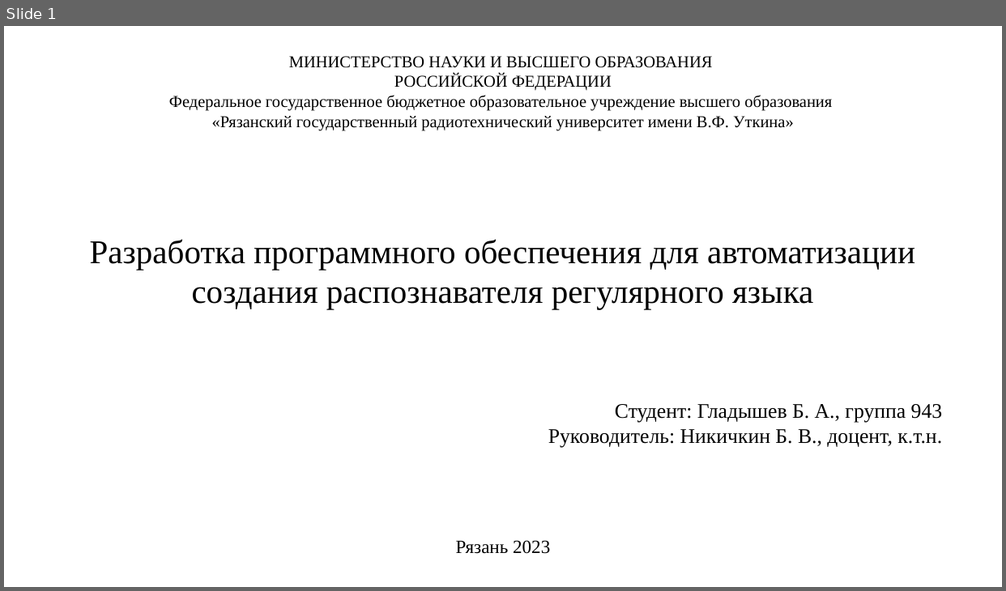
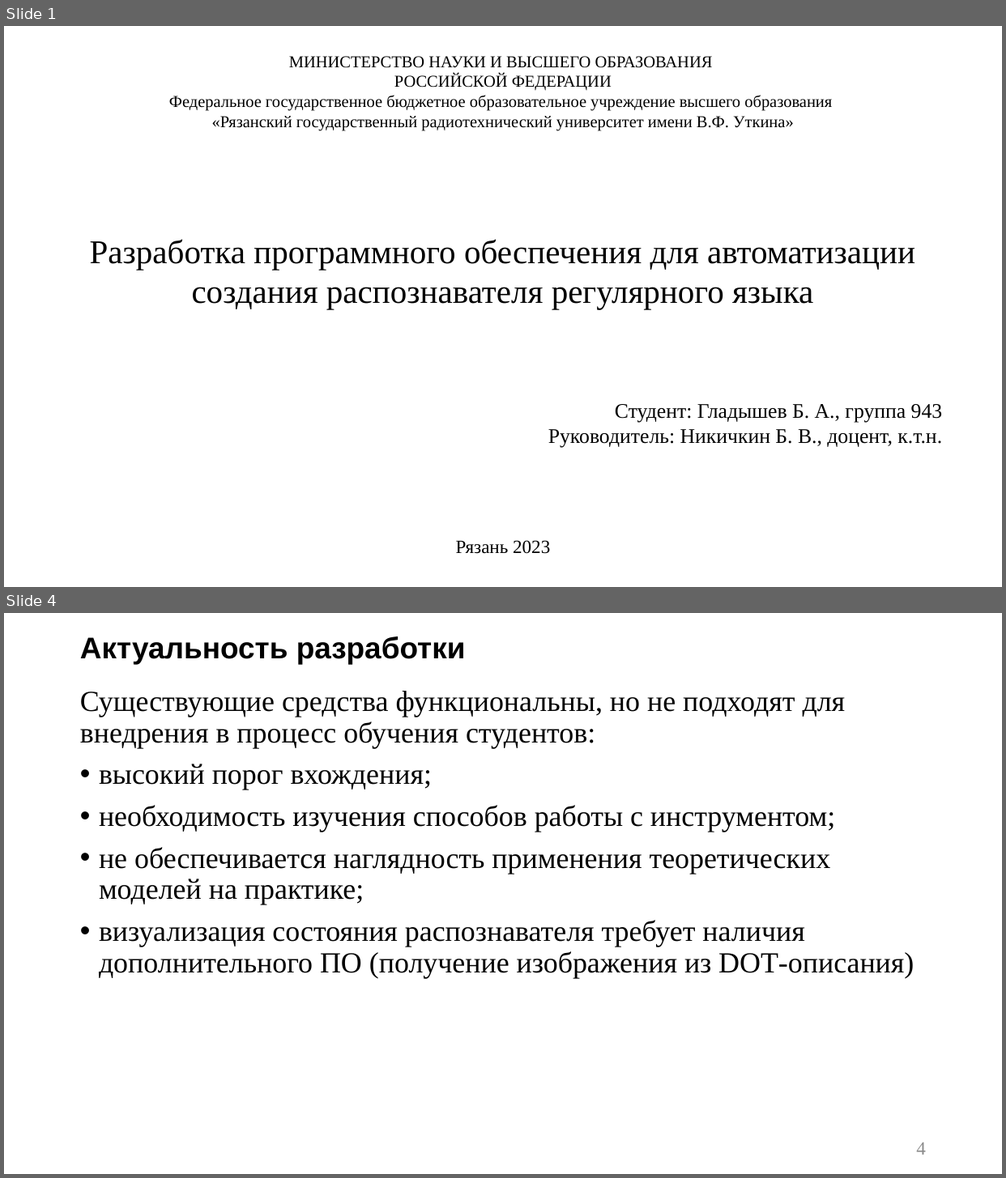
Before and after one commit to p6p62/RecognizerGenerator, a slide deck: Презентация на защиту.pptx. Shown one above the other, each under a label of ours: slide 1 before the commit, slides 1 and 4 after it; the slides between them are not shown. The pictures are 1006x591 and 1006x1178 pixels, drawn with LibreOffice and Linux fonts; fonts in the diff are those of the drawing. Boxes give left, top, right and bottom in pixels: in the first picture for what was removed or moved away, otherwise in the second. Text is boxed around its words. In the diff, an @@ line names an element or a change of style, - is before the commit and + after.

```diff
--- a/Презентация на защиту.pptx
+++ b/Презентация на защиту.pptx
@@ slide 4 added at (4, 613, 1002, 1174), background #FFFFFF @@
@@ title added at (80, 636, 466, 664), 28.8 pt, text #000000, bold @@
+Актуальность разработки
@@ text added at (80, 691, 914, 978), 28 pt, text #000000 @@
+Существующие средства функциональны, но не подходят для внедрения в процесс обучения студентов:
+• высокий порог вхождения;
+• необходимость изучения способов работы с инструментом;
+• не обеспечивается наглядность применения теоретических моделей на практике;
+• визуализация состояния распознавателя требует наличия дополнительного ПО (получение изображения из DOT-описания)
@@ page number added at (916, 1143, 926, 1155), 18 pt, text #8C8C8C @@
+4
```
Also in this commit, not shown: 7 slides changed, 6 other slides added, 2 slides removed.
